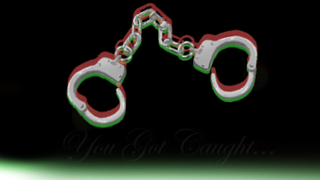
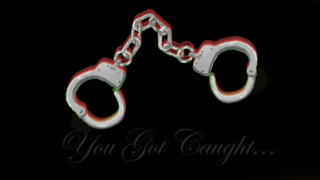
The second 320px x 180px image is a revision of the first. Changes to its layers:
painted on "cuff closurw Merged" over [81, 3, 256, 64]
"Vector Layer 1 Merged": opacity 6% → 16% over [0, 0, 320, 180]
